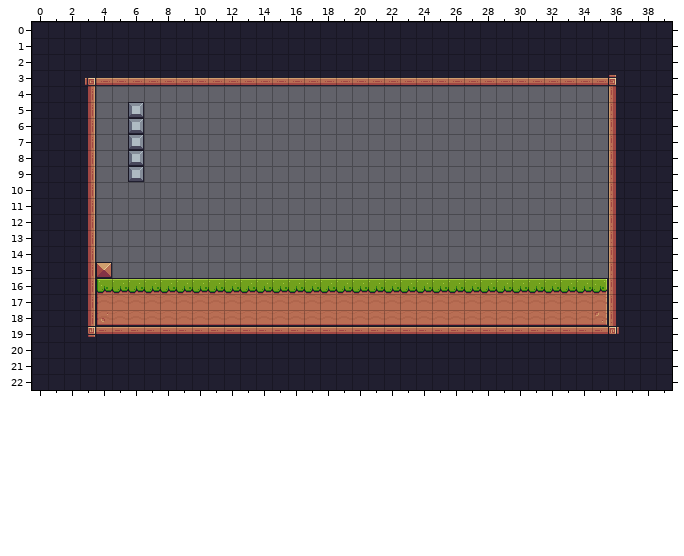
An edit to a level. Tiled map, assets/tiles/level-01.tmx. Above: the version before the commit.
Cells are 16x16 px. Shown: x 0..39, y 0..22.
And afterwards:
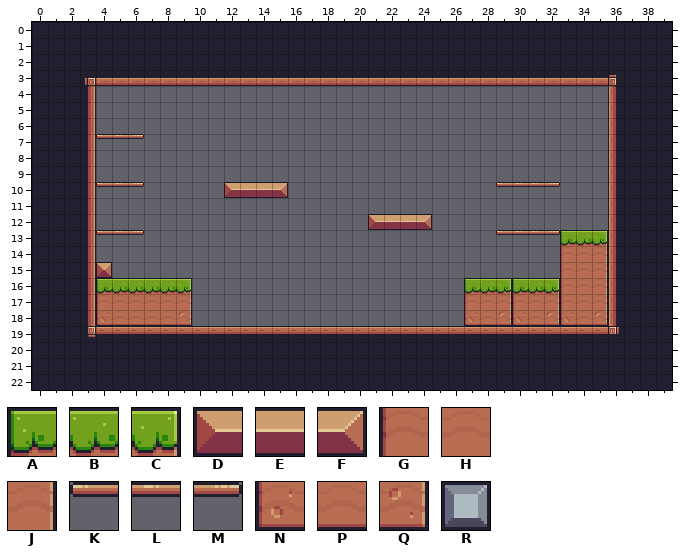
Key: from "Pixel Adventure": A 6, B 7, C 8, D 12, E 13, F 14, G 28, H 29, J 30, K 39, L 40, M 41, N 50, P 51, Q 52, R 122.
_ is an empty cell.
Tiles replaced or removed in this view: B, C, H, P, R.
From old to new:
Changed rows in their new state; . is an unchanged cell.
Layer "Background":
first column x 4:
 5 .._.............................
 6 .._.............................
 7 KLM.............................
 8 .._.............................
 9 .._.............................
10 KLM.....DEEF.............KLLM...
12 .................DEEF...........
13 KLM......................KLLMABC
14 .............................GHJ
15 .............................GHJ
16 .....C_________________A.CA.CGHJ
17 .....J_________________G.JG.JG..
18 .....Q_________________N.QN.QN..
Pixel boxes of the changes (left, top, right, bottom) in both pictures:
changed: (96, 102, 144, 187)
added: (224, 182, 288, 198)
added: (496, 182, 560, 187)
added: (368, 214, 432, 230)
added: (96, 230, 144, 235)
changed: (496, 230, 608, 325)
changed: (177, 278, 479, 326)
